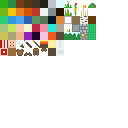
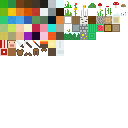
Revision of a layered w=128, h=128 image; what changed, layer by layer:
painted on "Layer" over box(8, 2, 126, 48)
